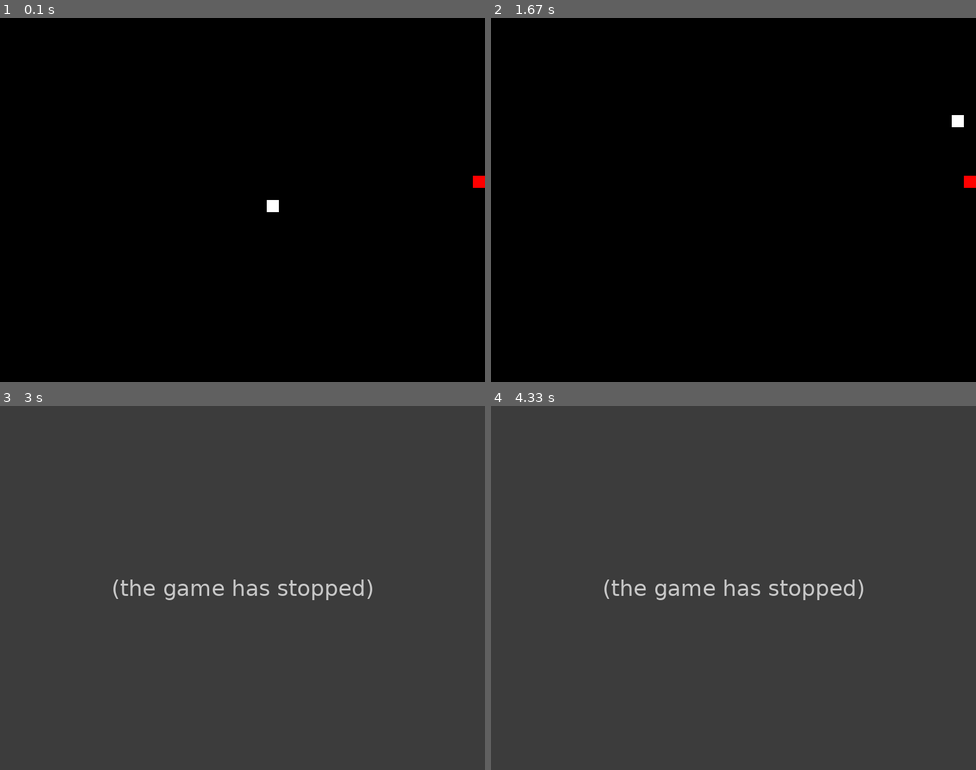
Above: before the commit, frames 1-4 (two rows, left to right).
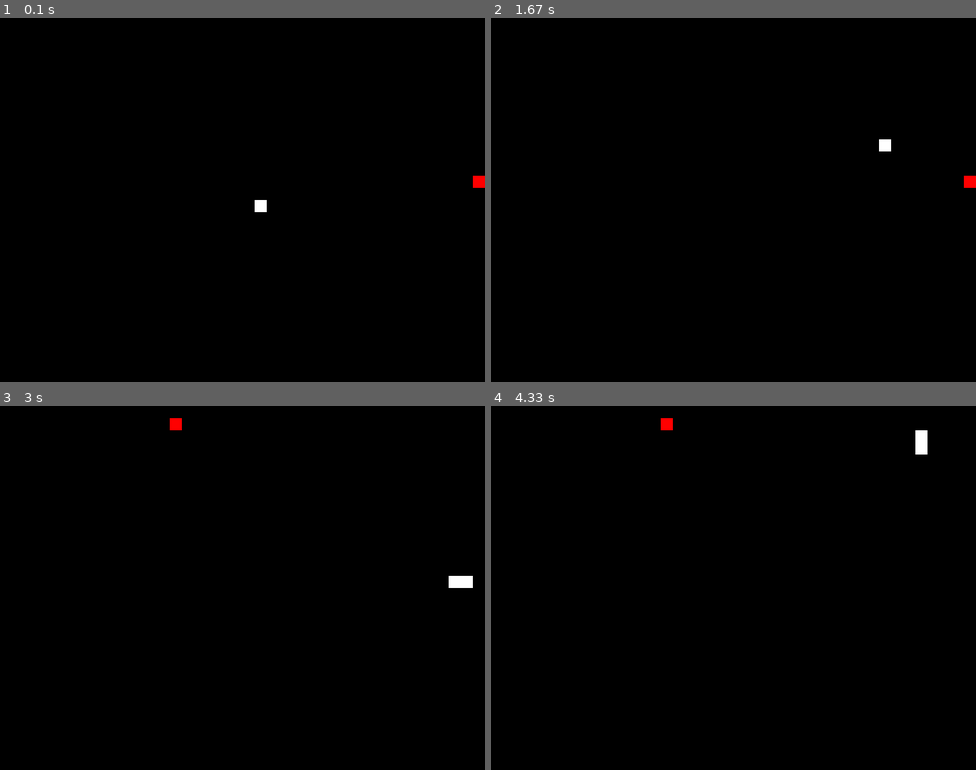
Above: after the commit, the same moments.

Repository: GabrielCaramez/pygame_jogo_da_cobrinha
Game: pygame game, started from game.py
Two runs of this game, one before a commit and one after it. Both use one fixed random seed, a clock stepped at 60 frames per second and the inputs below.
Inputs:
- Up to frame 1 (0.1 s): no input
- Up to frame 2 (1.67 s): hold Right 0.33-0.8 s; hold Up 0.83-1.3 s; hold Right from 1.33 s (still down)
- Up to frame 3 (3 s): release Right at 1.8 s; hold Down 2.4-2.7 s; hold Left from 2.73 s (still down)
- Up to frame 4 (4.33 s): release Left at 3.13 s; hold Up 3.17-3.53 s; hold Down from 4.23 s (still down)

The runs differ from the first frame. In frame 1, 0.2% of the frame differs, in the area x 52-58%, y 50-54%; in frame 2, 0.2%; in frame 3, 100%, in the area x 0-100%, y 0-100%; in frame 4, 100%.
Before the commit the program exited at 1.8 s; later frames show no game.

Commit message:
add input_buffer

Diff:
--- a/game.py
+++ b/game.py
@@ -33,7 +33,10 @@
 # Game settings
 direction = 'RIGHT'
 change_to = direction
-speed = 15
+speed = 10
+
+# Input buffer
+input_buffer = []
 
 # Game loop
 running = True
@@ -44,14 +47,21 @@
         if event.type == pygame.QUIT:
             running = False
         elif event.type == pygame.KEYDOWN:
-            if event.key == pygame.K_UP and direction != 'DOWN':
-                change_to = 'UP'
-            elif event.key == pygame.K_DOWN and direction != 'UP':
-                change_to = 'DOWN'
-            elif event.key == pygame.K_LEFT and direction != 'RIGHT':
-                change_to = 'LEFT'
-            elif event.key == pygame.K_RIGHT and direction != 'LEFT':
-                change_to = 'RIGHT'
+            key = pygame.key.name(event.key)
+            if key in ['up', 'down', 'left', 'right']:
+                input_buffer.append(key)
+
+    # Process input buffer
+    if input_buffer:
+        key = input_buffer.pop(0)
+        if key == 'up' and direction != 'DOWN':
+            change_to = 'UP'
+        elif key == 'down' and direction != 'UP':
+            change_to = 'DOWN'
+        elif key == 'left' and direction != 'RIGHT':
+            change_to = 'LEFT'
+        elif key == 'right' and direction != 'LEFT':
+            change_to = 'RIGHT'
 
     # Update direction
     direction = change_to
